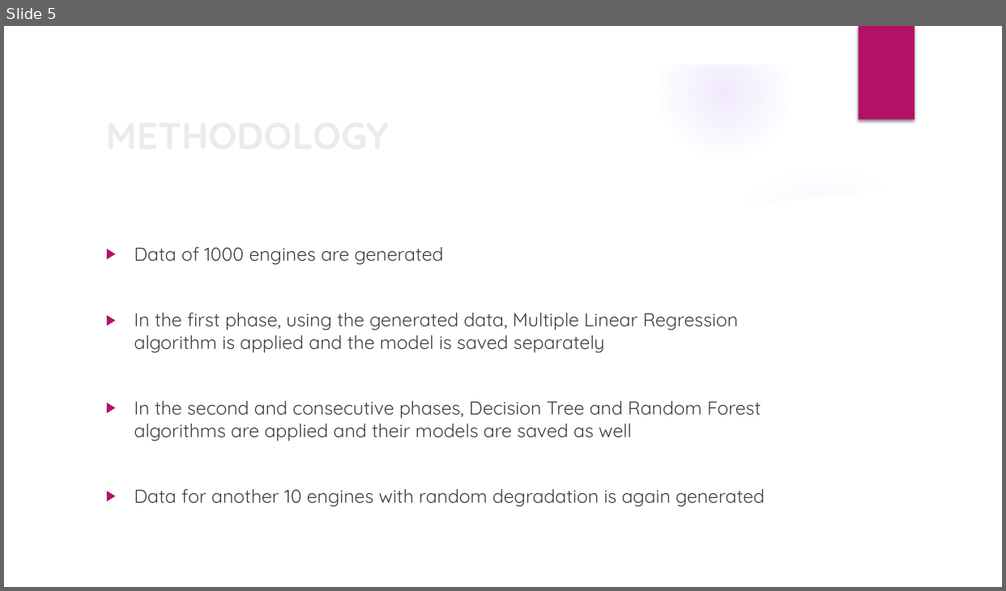
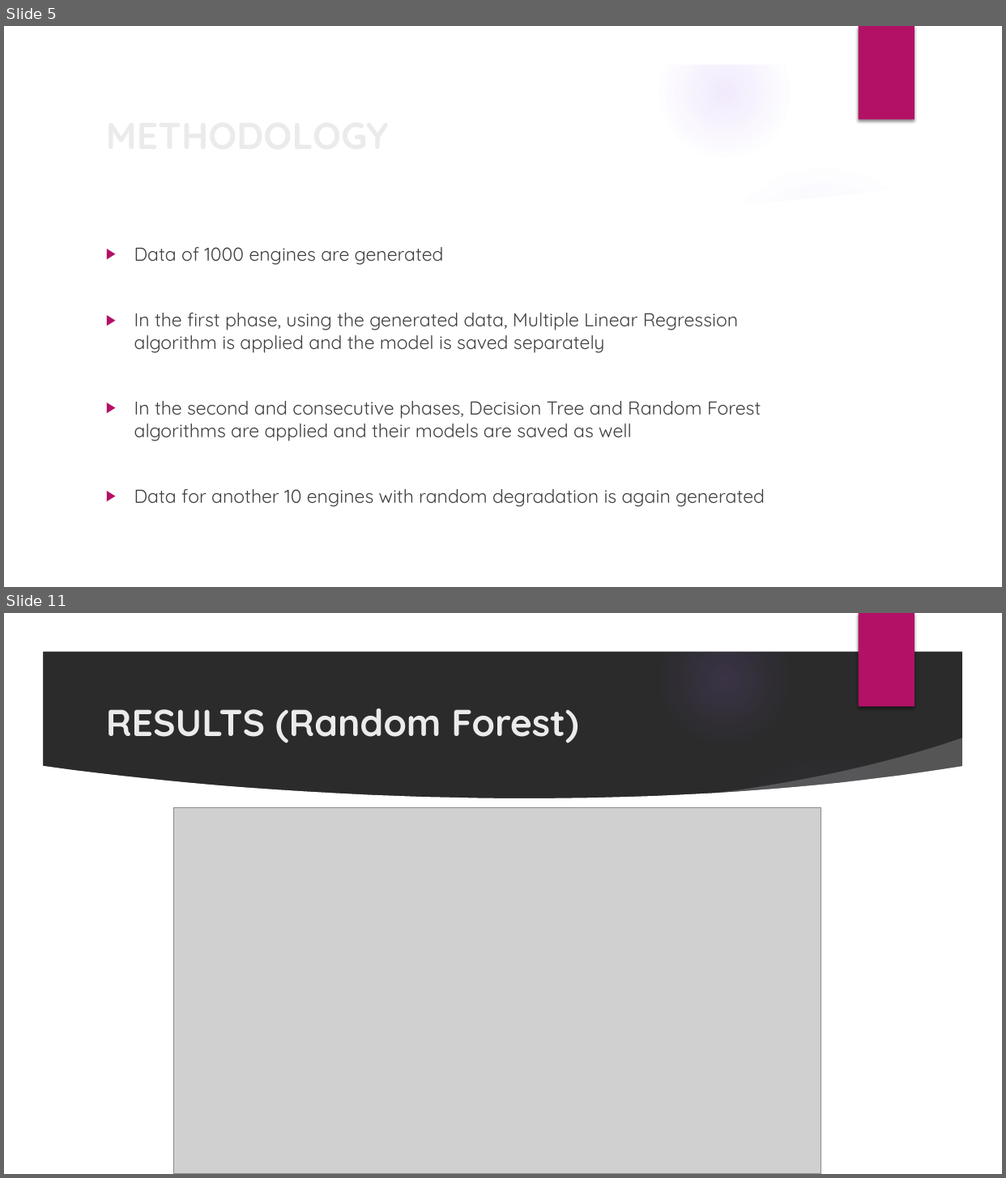
Before and after one commit to nsudhanva/ectm, a slide deck: docs/ectm_presentation.pptx. Shown one above the other, each under a label of ours: slide 5 before the commit, slides 5 and 11 after it; the slides between them are not shown. The pictures are 1006x591 and 1006x1178 pixels, drawn with LibreOffice and Linux fonts; fonts in the diff are those of the drawing; grey boxes stand for pictures; background and template pictures are left out; a plain dark background stands for a picture behind light text. Boxes give left, top, right and bottom in pixels: in the first picture for what was removed or moved away, otherwise in the second. Text is boxed around its words. In the diff, an @@ line names an element or a change of style, - is before the commit and + after.

```diff
--- a/docs/ectm_presentation.pptx
+++ b/docs/ectm_presentation.pptx
@@ slide 11 added at [4,613,1002,1174], background picture (left out); not listed: 9 template elements that a slide beside it also shows @@
@@ title added at [106,709,578,743], 36 pt, text #EBEBEB, bold @@
+RESULTS (Random Forest)
@@ picture added at [173,807,820,1174] @@
```
Also in this commit, not shown: 4 slides changed, 2 other slides added, 3 slides removed, 4 other files.
